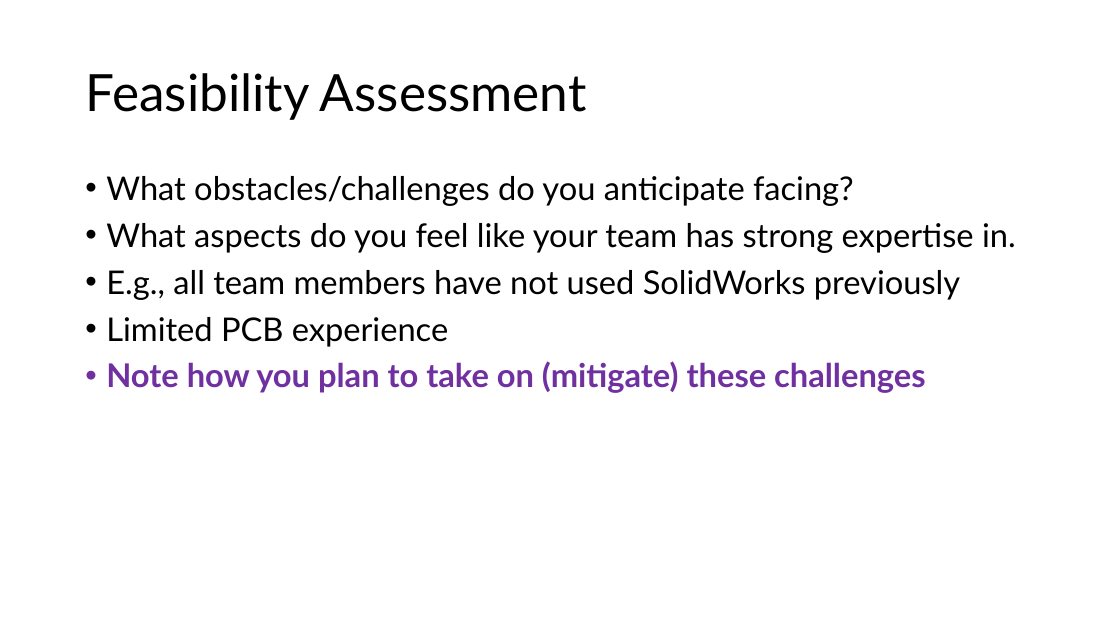
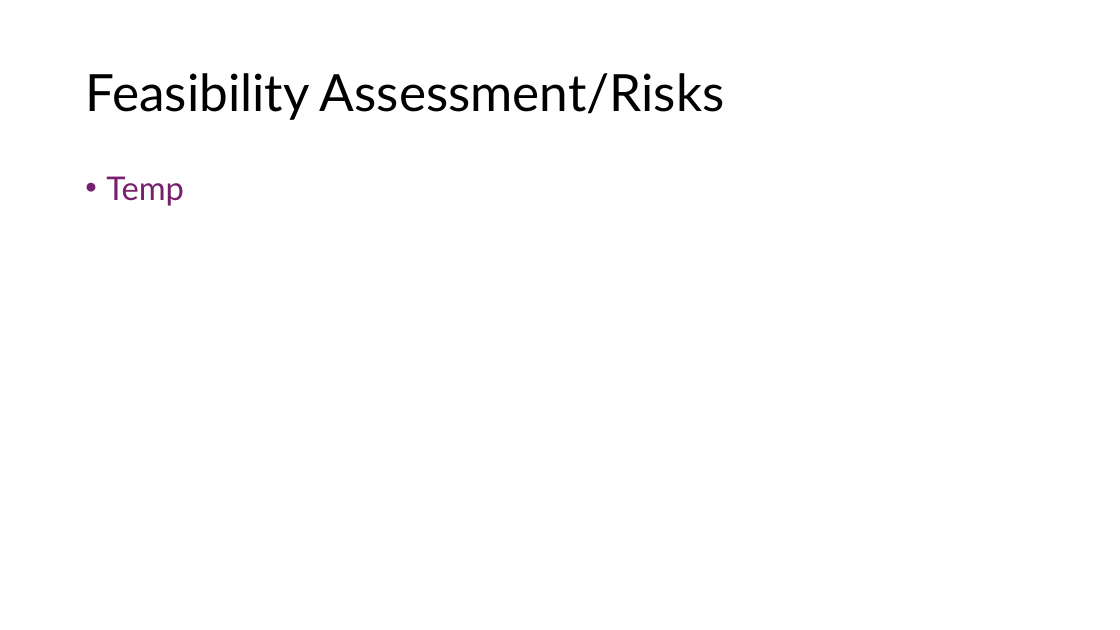
Before and after one commit to Tannyr-Singleterry/ECE590_SeniorDesign, a slide deck: slide 13 of Documents/CDR/CDR_Presentation.pptx (slide 11 before the commit). Drawn at 1120x630 pixels with LibreOffice and Linux fonts; fonts in the diff are those of the drawing. Boxes give left, top, right and bottom in pixels: in the first picture for what was removed or moved away, otherwise in the second. Text is boxed around its words. In the diff, an @@ line names an element or a change of style, - is before the commit and + after.

```diff
--- a/Documents/CDR/CDR_Presentation.pptx
+++ b/Documents/CDR/CDR_Presentation.pptx
@@ title at (85,73,725,120): text changed @@
-Feasibility Assessment
+Feasibility Assessment/Risks
@@ text at (106,176,184,206): text changed; text colour #000000 to #78206E @@
-• What obstacles/challenges do you anticipate facing?
-• What aspects do you feel like your team has strong expertise in.
-• E.g., all team members have not used SolidWorks previously
-• Limited PCB experience
-• Note how you plan to take on (mitigate) these challenges
+• Temp
```
Also in this commit, not shown: 7 other slides changed, 4 slides added, 2 slides removed, 2 other files.
